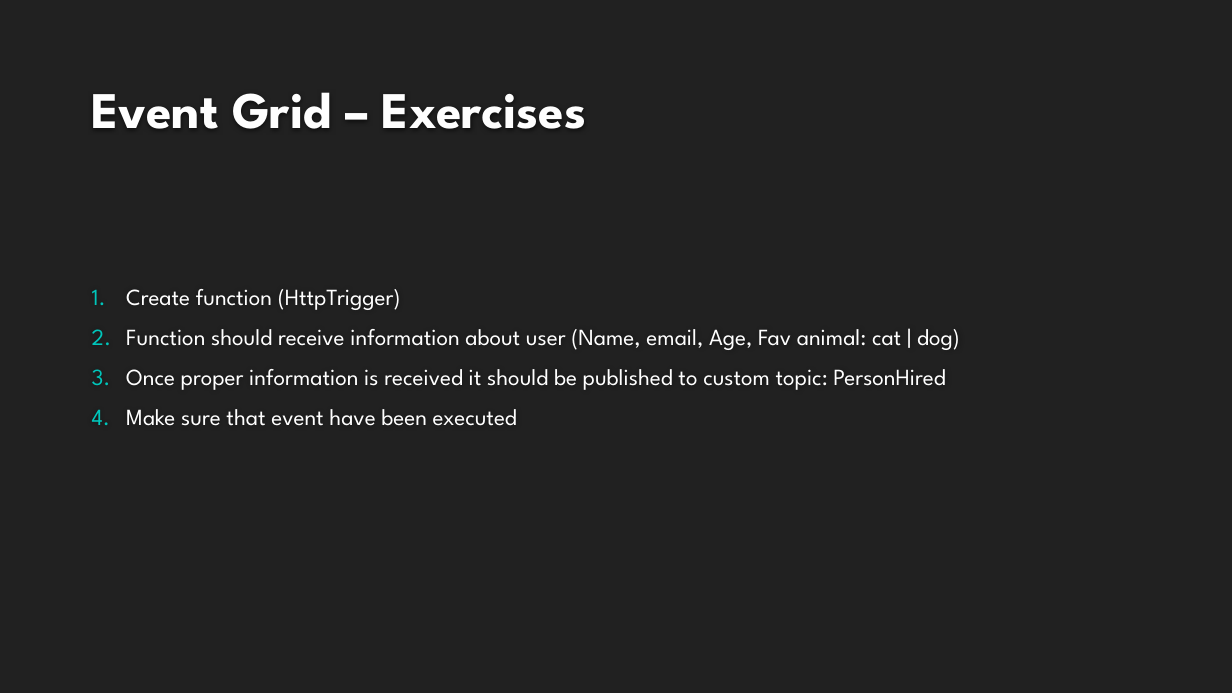
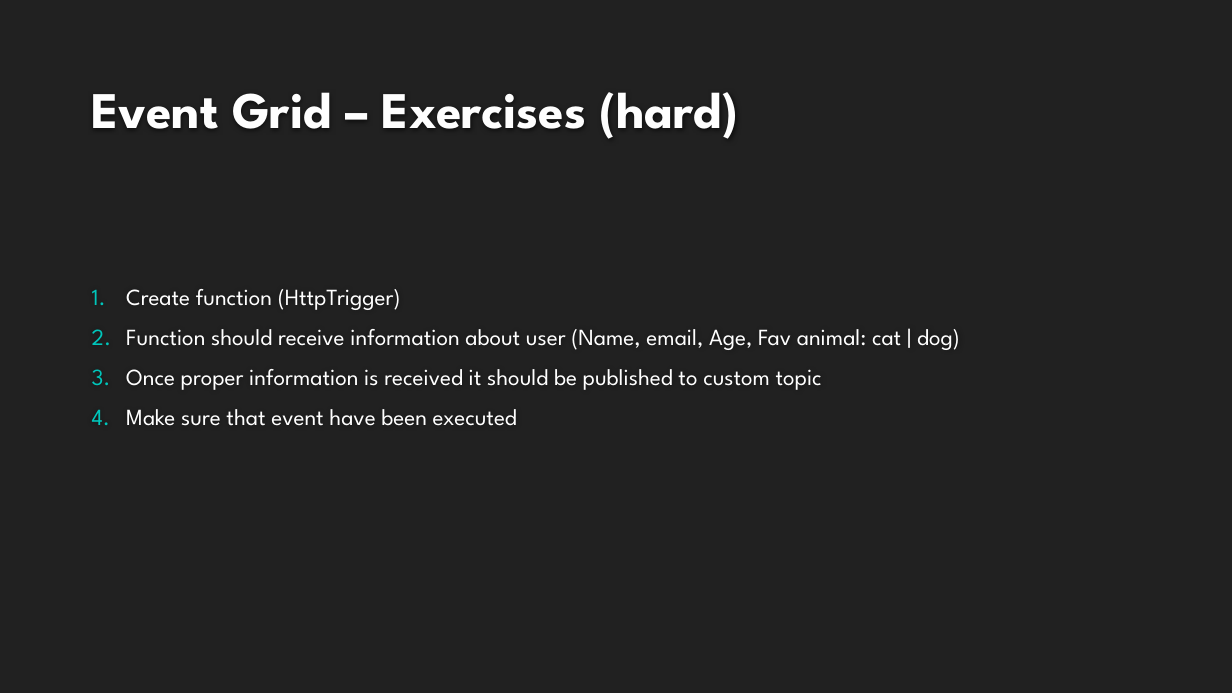
Before and after one commit to kamil-mrzyglod/Workshops, a slide deck: slide 60 of AzureDay2019/Developing services with Azure Functions.pptx (slide 57 before the commit). Drawn at 1232x693 pixels with LibreOffice and Linux fonts; fonts in the diff are those of the drawing; background and template pictures are left out. Boxes give left, top, right and bottom in pixels: in the first picture for what was removed or moved away, otherwise in the second. Text is boxed around its words. In the diff, an @@ line names an element or a change of style, - is before the commit and + after.

```diff
--- a/AzureDay2019/Developing services with Azure Functions.pptx
+++ b/AzureDay2019/Developing services with Azure Functions.pptx
@@ title at bbox=[91, 92, 739, 139]: text changed @@
-Event Grid – Exercises
+Event Grid – Exercises (hard)
@@ text at bbox=[126, 369, 822, 390]: text changed @@
-3. Once proper information is received it should be published to custom topic: PersonHired
+3. Once proper information is received it should be published to custom topic
```
Also in this commit, not shown: 3 other slides changed, 4 slides added, 25 other files.
